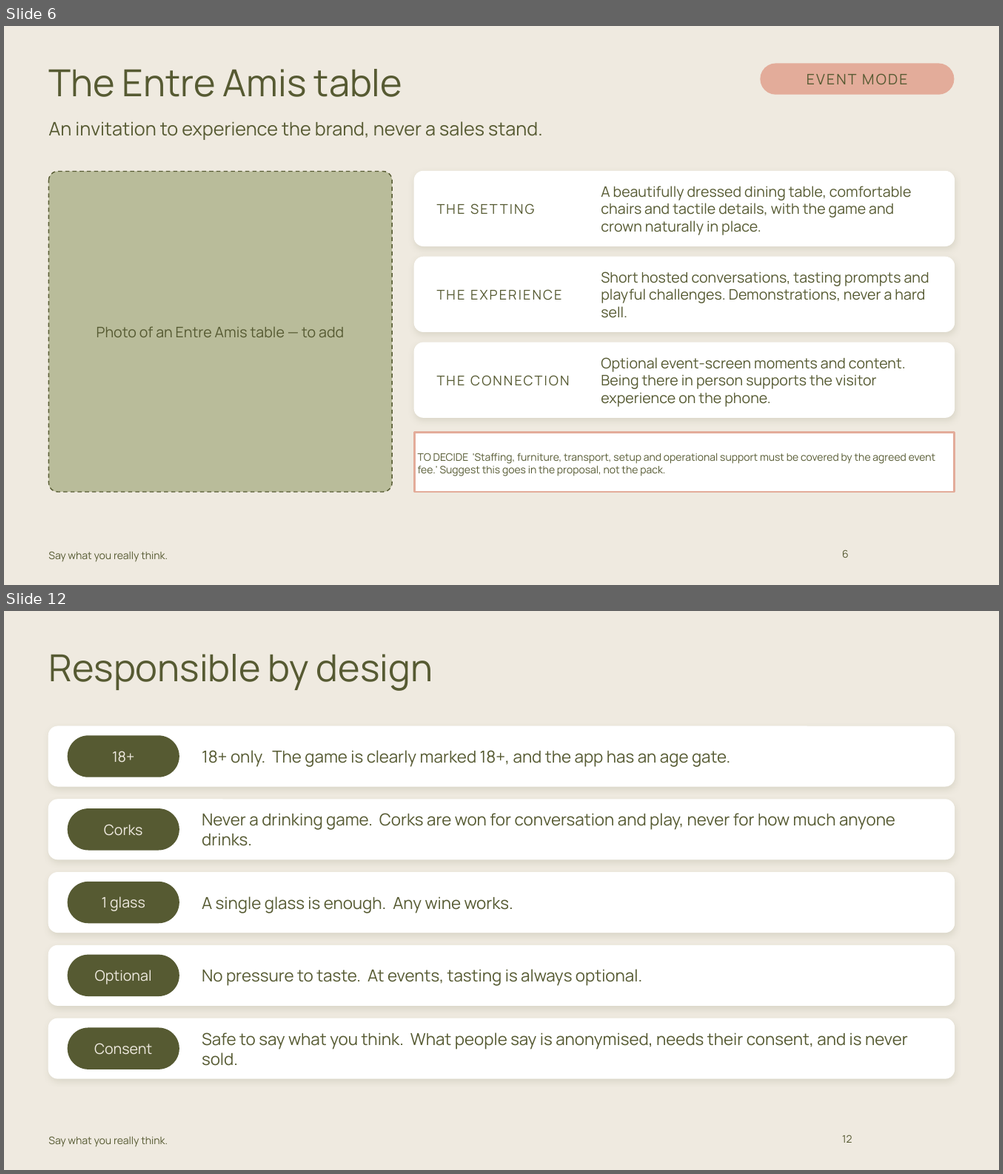
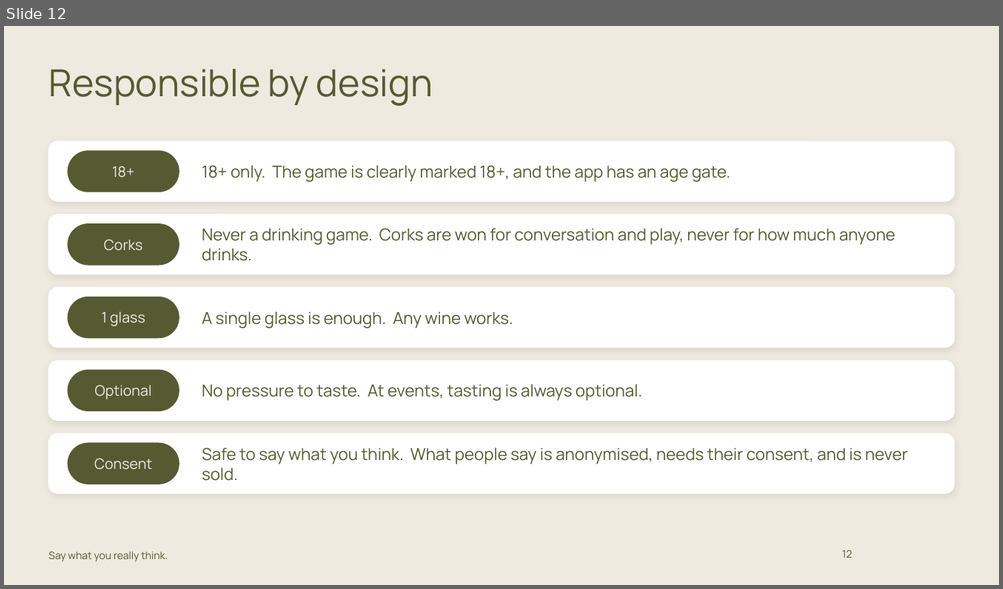
Before and after one commit to carrie147/entre-amis-brand-agent, a slide deck: decks/Entre Amis - Event Mode pack - DRAFT.pptx. Shown one above the other, each under a label of ours: slides 6 and 12 before the commit, slide 12 after it; the slides between them are not shown. The pictures are 1003x1174 and 1003x589 pixels, drawn with LibreOffice and Linux fonts; fonts in the diff are those of the drawing; background and template pictures are left out. Boxes give left, top, right and bottom in pixels: in the first picture for what was removed or moved away, otherwise in the second. Text is boxed around its words. In the diff, an @@ line names an element or a change of style, - is before the commit and + after.

```diff
--- a/decks/Entre Amis - Event Mode pack - DRAFT.pptx
+++ b/decks/Entre Amis - Event Mode pack - DRAFT.pptx
@@ slide 6 removed at bbox=[4, 26, 999, 585], background #EFEAE0; not listed: 1 template element that a slide beside it also shows @@
@@ title removed at bbox=[48, 69, 402, 97] @@
-The Entre Amis table
@@ rounded rectangle removed at bbox=[760, 63, 954, 95] @@
-EVENT MODE
@@ text removed at bbox=[48, 121, 542, 140] @@
-An invitation to experience the brand, never a sales stand.
@@ rounded rectangle removed at bbox=[48, 172, 392, 492] @@
@@ rounded rectangle removed at bbox=[415, 172, 954, 246] @@
@@ text removed at bbox=[600, 186, 910, 235] @@
-A beautifully dressed dining table, comfortable chairs and tactile details, with the game and crown naturally in place.
@@ text removed at bbox=[437, 204, 465, 214] @@
-THE SETTING
@@ rounded rectangle removed at bbox=[415, 258, 954, 332] @@
@@ text removed at bbox=[437, 289, 561, 301] @@
-THE EXPERIENCE
@@ text removed at bbox=[600, 272, 929, 318] @@
-Short hosted conversations, tasting prompts and playful challenges. Demonstrations, never a hard sell.
@@ text removed at bbox=[96, 326, 344, 338] @@
-Photo of an Entre Amis table — to add
@@ rounded rectangle removed at bbox=[415, 343, 954, 417] @@
@@ text removed at bbox=[437, 343, 594, 417] @@
-THE CONNECTION
@@ text removed at bbox=[600, 358, 905, 407] @@
-Optional event-screen moments and content. Being there in person supports the visitor experience on the phone.
@@ rectangle removed at bbox=[415, 432, 954, 492] @@
-TO DECIDE 'Staffing, furniture, transport, setup and operational support must be covered by the agreed event fee.' Suggest this goes in the proposal, not the pack.
@@ page number removed at bbox=[842, 550, 848, 558] @@
-6
```
Also in this commit, not shown: 7 slides changed, 5 slides added, 4 other slides removed, 2 other files.
